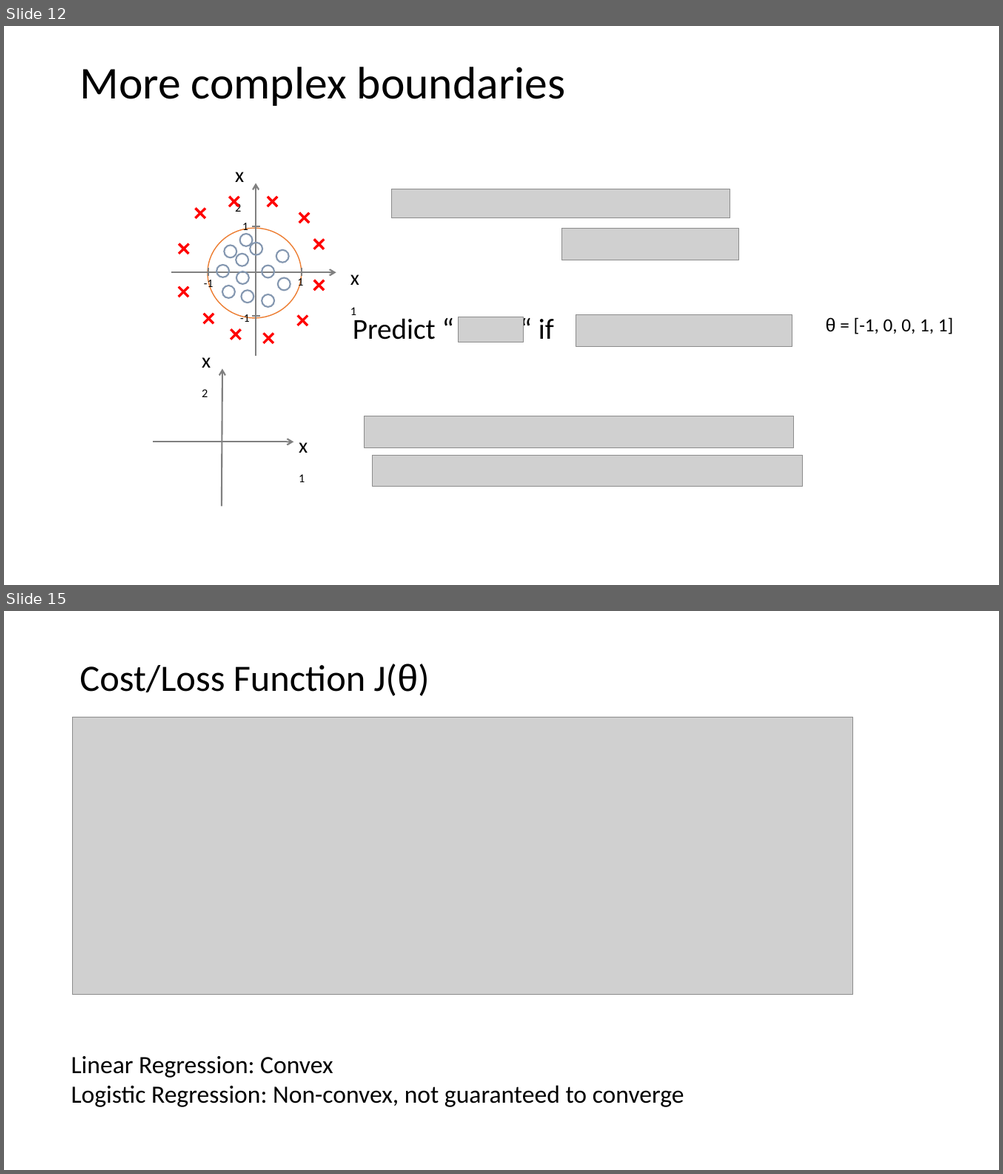
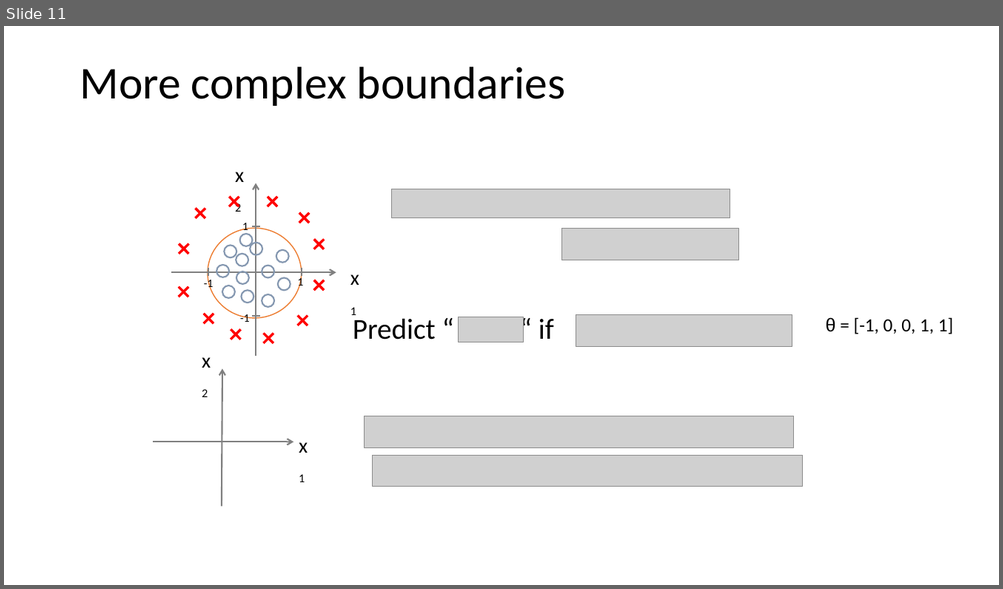
Before and after one commit to ICBI/AIMAHEAD_GU, a slide deck: Courses/ML_Concepts/Module_01_Introduction_to_Classification/Module_01_Introduction_to_Classification_02_LogisticRegression.pptx. Shown one above the other, each under a label of ours: slides 12 and 15 before the commit, slide 11 after it; the slides between them are not shown. The pictures are 1003x1174 and 1003x589 pixels, drawn with LibreOffice and Linux fonts; fonts in the diff are those of the drawing; grey boxes stand for pictures. Boxes give left, top, right and bottom in pixels: in the first picture for what was removed or moved away, otherwise in the second. Text is boxed around its words. In the diff, an @@ line names an element or a change of style, - is before the commit and + after.

```diff
--- a/Courses/ML_Concepts/Module_01_Introduction_to_Classification/Module_01_Introduction_to_Classification_02_LogisticRegression.pptx
+++ b/Courses/ML_Concepts/Module_01_Introduction_to_Classification/Module_01_Introduction_to_Classification_02_LogisticRegression.pptx
@@ slide 15 removed at bbox=[4, 611, 999, 1170], background #FFFFFF @@
@@ title removed at bbox=[79, 664, 430, 696] @@
-Cost/Loss Function J(θ)
@@ picture removed at bbox=[73, 717, 852, 995] @@
@@ text removed at bbox=[71, 1056, 684, 1108] @@
-Linear Regression: Convex
-Logistic Regression: Non-convex, not guaranteed to converge
@@ what was slide 12 is now slide 11 @@
```
Also in this commit, not shown: 8 other slides removed, 4 other files.
